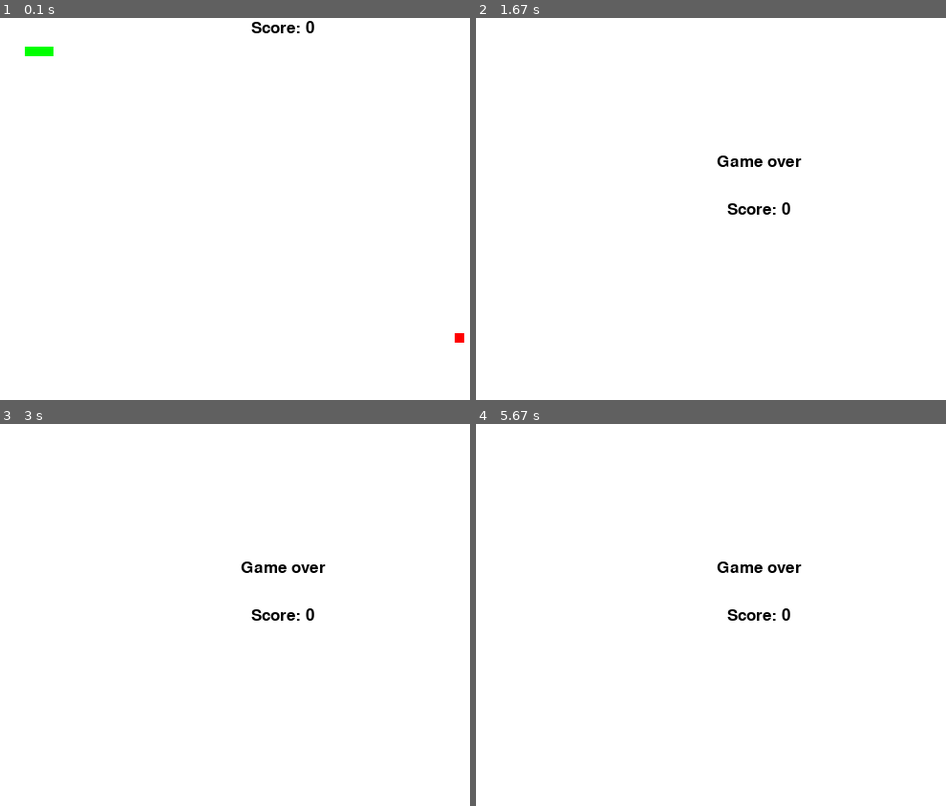
Above: before the commit, frames 1-4 (two rows, left to right).
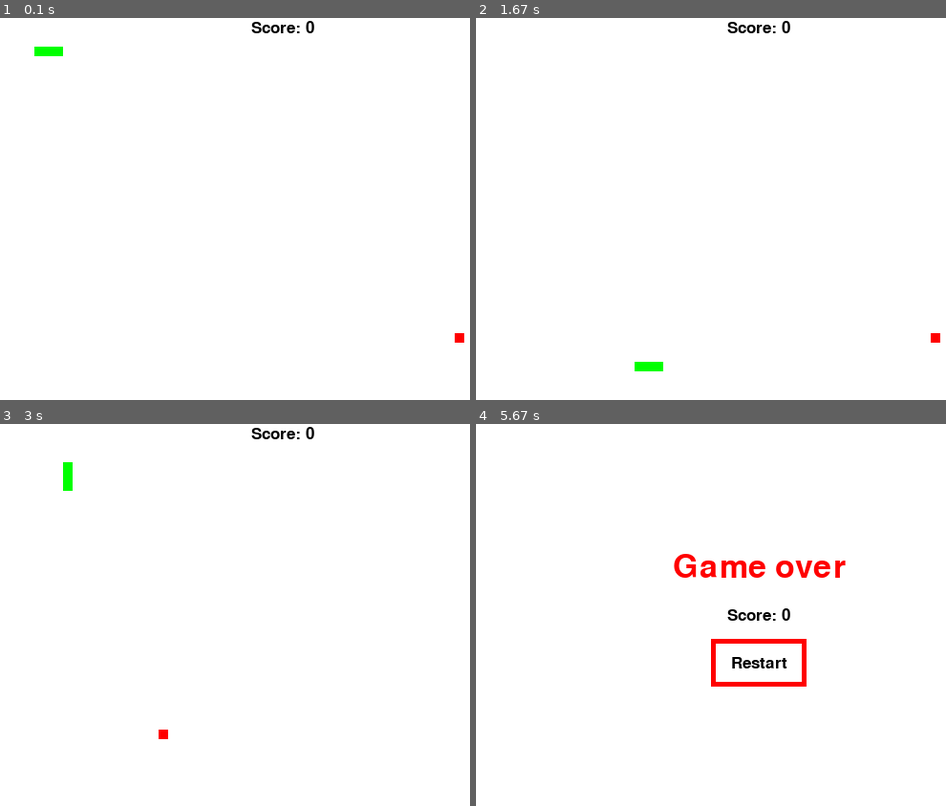
Above: after the commit, the same moments.

Repository: KrouZ-CZ/SnakePygame
Game: pygame game, started from main.py
The game is run twice, just before and just after one commit, with the same random seed, the same clock (stepped at 60 frames per second) and the same inputs.
Inputs (mouse positions are in pixels of both pictures, inside the frame that each line leads up to):
- Up to frame 1 (0.1 s): no input
- Up to frame 2 (1.67 s): hold Right 0.33-0.8 s; hold Up 0.83-1.3 s; hold Right from 1.33 s (still down)
- Up to frame 3 (3 s): release Right at 1.8 s; hold Left 1.83-2.37 s; click (282, 660) at 2.5 s; hold Down from 2.73 s (still down)
- Up to frame 4 (5.67 s): release Down at 3.03 s; hold Left 3.07-3.47 s; hold Up 3.5-3.87 s; hold Right 3.9-4.53 s; hold Down 4.57-4.93 s; hold Left 4.97-5.43 s; hold Right from 5.47 s (still down)

The runs differ from the first frame. In frame 1, 0.1% of the frame differs, in the area x 5-14%, y 7-10%; in frame 2, 0.9%; in frame 3, 0.9%; in frame 4, 2.0%, in the area x 42-79%, y 34-69%.

Commit message:
Update main.py

Diff:
--- a/main.py
+++ b/main.py
@@ -8,13 +8,14 @@
 sc = pygame.display.set_mode((W, H))
 pygame.display.set_caption("Snake game")
 
-FPS = 100
+FPS = int(100-(W*H/10000))
 clock = pygame.time.Clock()
 
 WHITE = (255, 255, 255)
 RED = (255, 0, 0)
 GREEN = (0, 255, 0)
 BLACK = (0, 0, 0)
+
 def init():
     global snake, frut, DIR, score
     snake = [[4, 3], [3, 3], [2, 3]]
@@ -36,14 +37,20 @@
 def count():
     global frut, score
     if frut == snake[0]:
-        frut = [random.randint(0, 60), random.randint(0, 40)]
+        temp_1 = True
+        while temp_1:
+            temp_1 = False
+            frut = [random.randint(0, W/10-1), random.randint(0, H/10-1)]
+            for item in snake:
+                if item == frut:
+                    temp_1 = True
         snake.append(snake[len(snake) - 1])
         score += 1
 def ban():
     sc.fill(WHITE)
     # draw text
-    font = pygame.font.Font(None, 25)
-    text = font.render("Game over", True, BLACK)
+    font = pygame.font.Font(None, 50)
+    text = font.render("Game over", True, RED)
     text_rect = text.get_rect(center=(W/2, H/2-50))
     sc.blit(text, text_rect)
     # draw text
@@ -51,6 +58,16 @@
     text = font.render(f'Score: {score}', True, BLACK)
     text_rect = text.get_rect(center=(W/2, H/2))
     sc.blit(text, text_rect)
+    # button
+    button = pygame.Surface((100, 50))
+    button.fill(WHITE)
+    pygame.draw.rect(button, RED, button.get_rect(), 5)
+    font = pygame.font.Font(None, 25)
+    text = font.render('Restart', True, (0, 0, 0))
+    text_rect = text.get_rect(center=(50, 25))
+    button.blit(text, text_rect)
+    temp = button.get_rect(center=(W/2, H/2+50))
+    sc.blit(button, temp)
     pygame.display.update()
     gm = True
     while gm:
@@ -60,22 +77,26 @@
             if event.type == pygame.KEYDOWN:
                 if event.key == pygame.K_ESCAPE:
                     exit()
-                elif event.key == pygame.K_KP_ENTER:
-                    gm = False
                 elif event.key == pygame.K_RETURN:
                     gm = False
+            if event.type == pygame.MOUSEBUTTONDOWN:
+                if event.button == 1:
+                    recter = button.get_rect(center=(W/2, H/2+50))
+                    if event.pos[0] > recter.left and event.pos[1] > recter.top and event.pos[0] < recter.right and event.pos[1] < recter.bottom:
+                        gm = False
     init()
 def collision():
+    global snake
     temp = len(snake) - 1
     while temp > 0:
         if snake[temp] == snake[0]:
             ban()
             break
         temp -= 1
-    if snake[0][0] < 0: ban()
-    elif snake[0][1] < 0: ban()
-    elif snake[0][0] > W/10-1: ban()
-    elif snake[0][1] > H/10-1: ban()
+    if snake[0][0] < 0: snake[0][0] = W/10-1
+    elif snake[0][1] < 0: snake[0][1] = H/10-1
+    elif snake[0][0] > W/10: snake[0][0] = 0
+    elif snake[0][1] > H/10: snake[0][1] = 0
 def move():
     count = len(snake) - 1
     if DIR == "Right":
